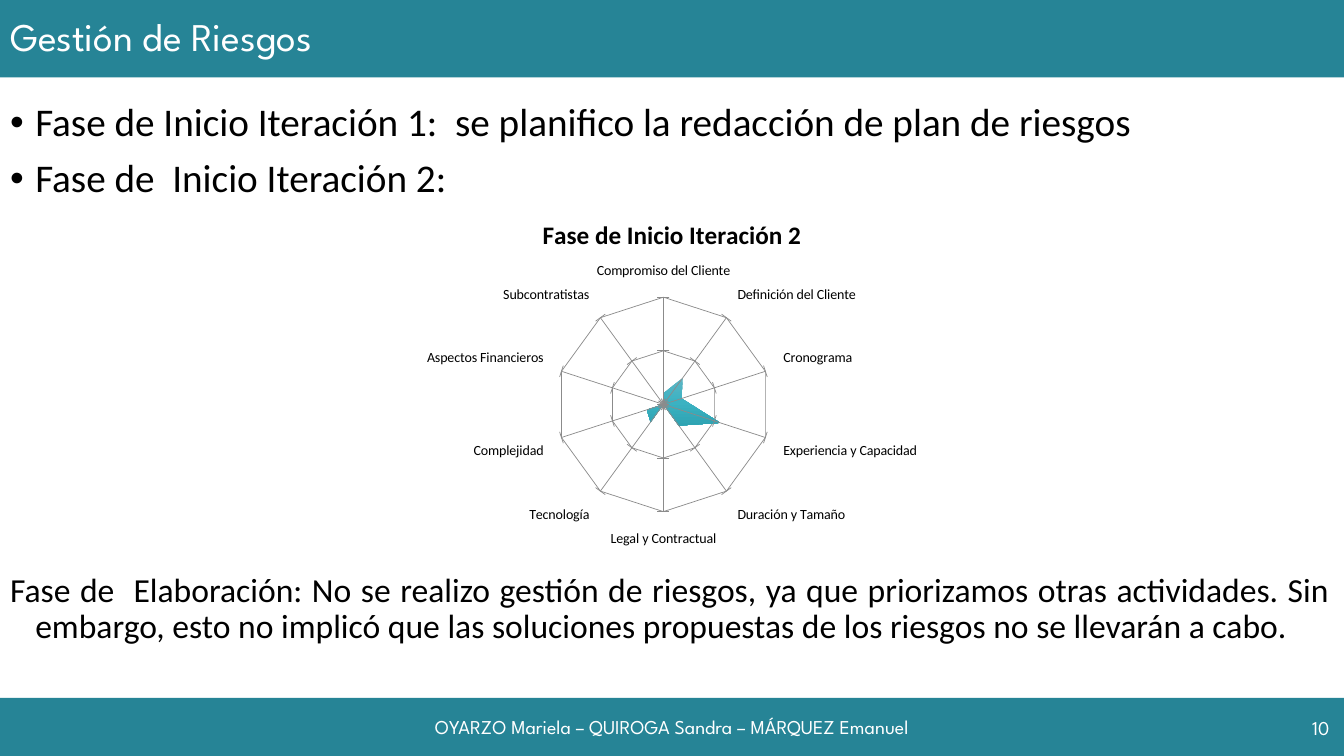
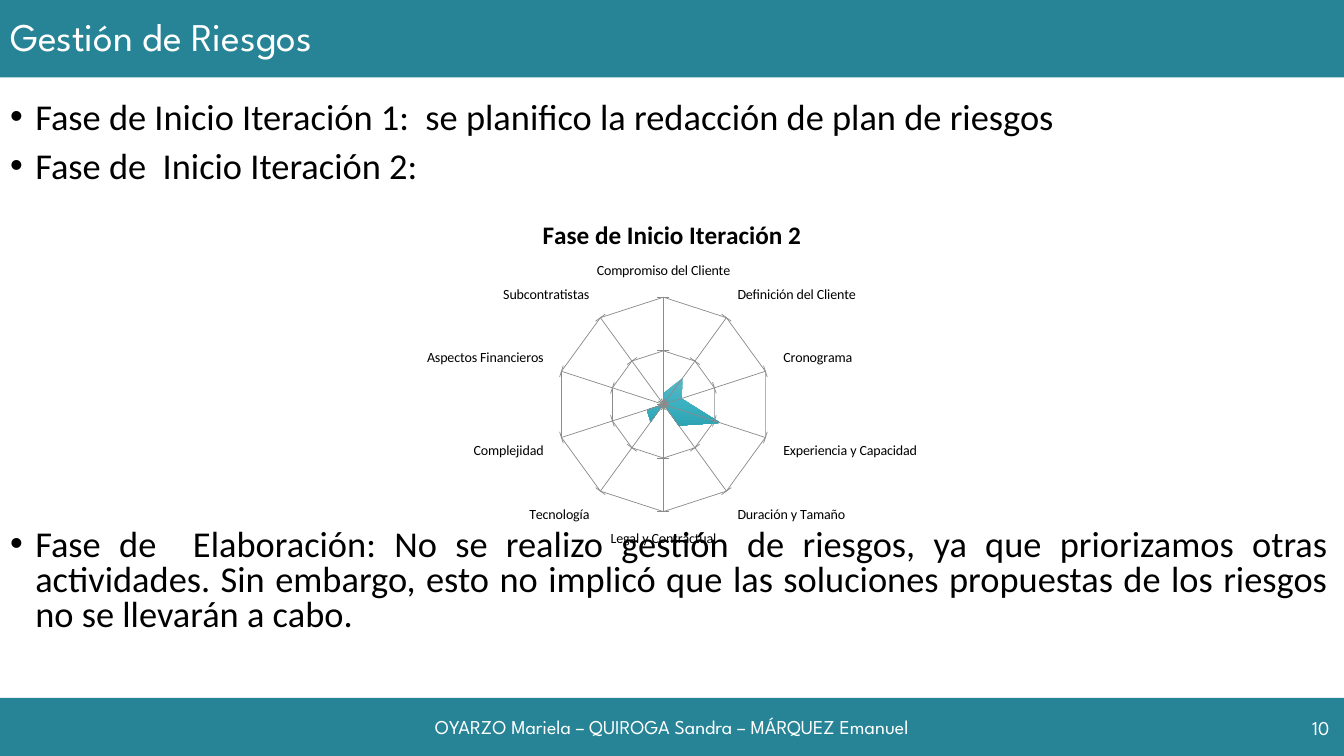
Before and after one commit to grupoyenu/yenu, a slide deck: slide 10 of 08. Presentaciones/Presentación 11.pptx. Drawn at 1344x756 pixels with LibreOffice and Linux fonts; fonts in the diff are those of the drawing; background and template pictures are left out. Boxes give left, top, right and bottom in pixels: in the first picture for what was removed or moved away, otherwise in the second. Text is boxed around its words. In the diff, an @@ line names an element or a change of style, - is before the commit and + after.

```diff
--- a/08. Presentaciones/Presentación 11.pptx
+++ b/08. Presentaciones/Presentación 11.pptx
@@ text "Fase de Inicio Iteración 1: ..." at [35, 104, 1327, 628]: size 28 to 26 pt in "Fase de Inicio Iteración 1: se planifico ...", "Fase de Inicio Iteración 2:"; size 24 to 26 pt in "Fase de Elaboración: No se realizo gestión ..."; line spacing 0.9 to 0.8; bullet none to • @@
```
Also in this commit, not shown: 5 other slides changed, 5 slides added.
